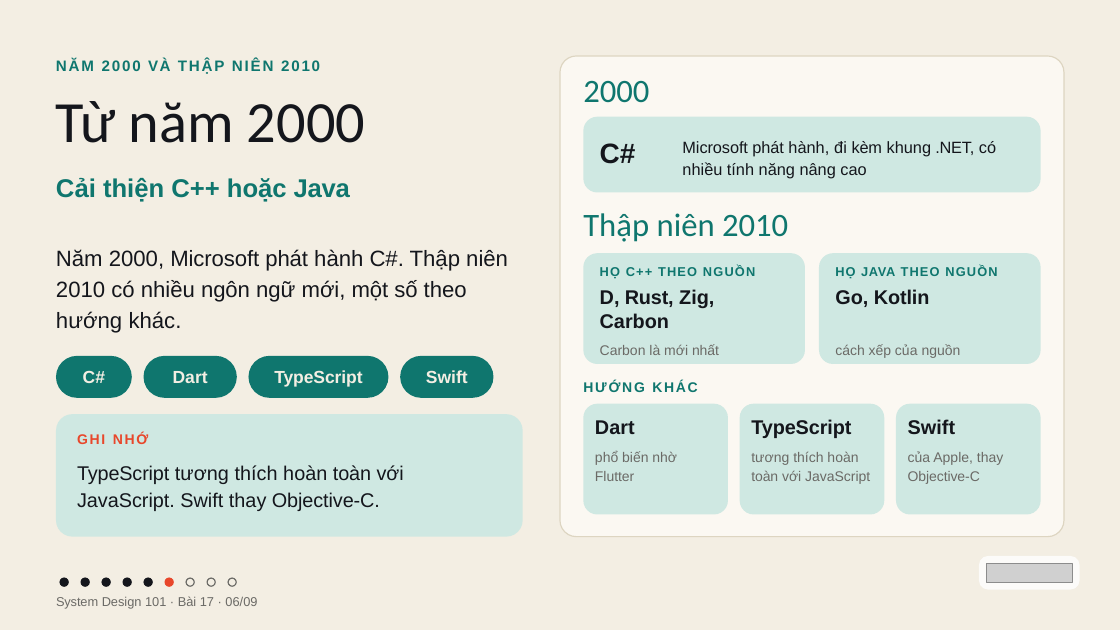
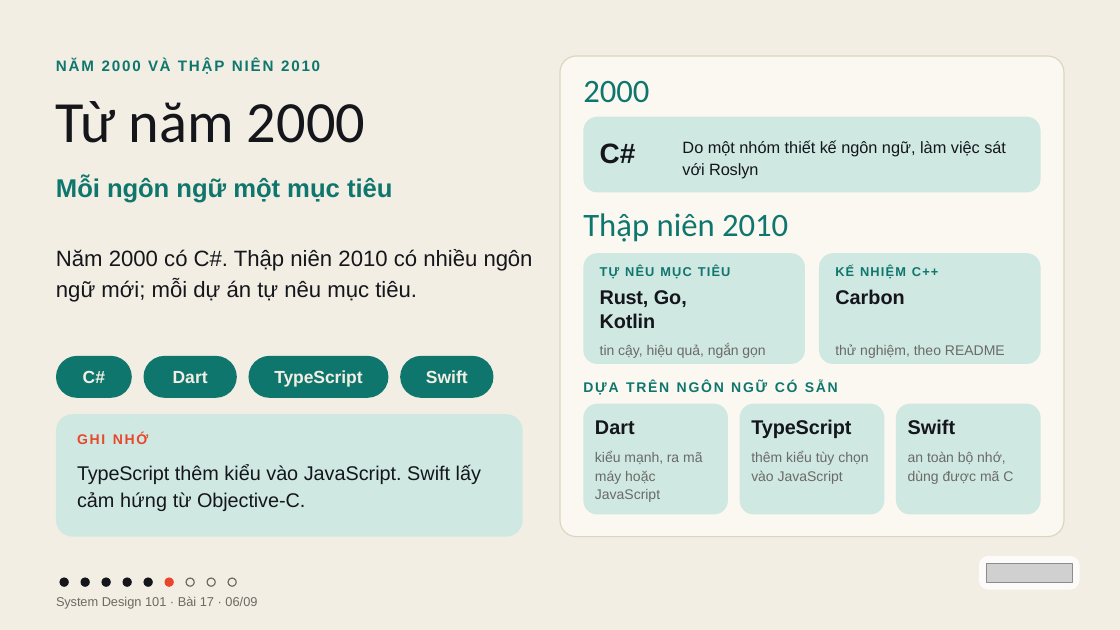
Before and after one commit to vohoailinh90/tool-marketing-studio, a slide deck: slide 6 of system-design-101/vi/lessons/sd-10-017/slides/sd-10-017.pptx. Drawn at 1120x630 pixels with LibreOffice and Linux fonts; fonts in the diff are those of the drawing; grey boxes stand for pictures. Boxes give left, top, right and bottom in pixels: in the first picture for what was removed or moved away, otherwise in the second. Text is boxed around its words. In the diff, an @@ line names an element or a change of style, - is before the commit and + after.

```diff
--- a/system-design-101/vi/lessons/sd-10-017/slides/sd-10-017.pptx
+++ b/system-design-101/vi/lessons/sd-10-017/slides/sd-10-017.pptx
@@ text at [682,140,1006,179]: text changed @@
-Microsoft phát hành, đi kèm khung .NET, có nhiều tính năng nâng cao
+Do một nhóm thiết kế ngôn ngữ, làm việc sát với Roslyn
@@ text at [56,176,393,203]: text changed @@
-Cải thiện C++ hoặc Java
+Mỗi ngôn ngữ một mục tiêu
@@ text at [56,249,533,302]: text changed @@
-Năm 2000, Microsoft phát hành C#. Thập niên 2010 có nhiều ngôn ngữ mới, một số theo hướng khác.
+Năm 2000 có C#. Thập niên 2010 có nhiều ngôn ngữ mới; mỗi dự án tự nêu mục tiêu.
@@ text at [600,266,731,279]: text changed @@
-HỌ C++ THEO NGUỒN
+TỰ NÊU MỤC TIÊU
@@ text at [835,266,939,279]: text changed @@
-HỌ JAVA THEO NGUỒN
+KẾ NHIỆM C++
@@ text at [600,290,687,328]: text changed @@
-D, Rust, Zig,
-Carbon
+Rust, Go,
+Kotlin
@@ text at [835,289,904,304]: text changed @@
-Go, Kotlin
+Carbon
@@ text at [600,344,765,358]: text changed @@
-Carbon là mới nhất
+tin cậy, hiệu quả, ngắn gọn
@@ text at [835,344,1005,358]: text changed @@
-cách xếp của nguồn
+thử nghiệm, theo README
@@ text at [583,380,838,395]: text changed @@
-HƯỚNG KHÁC
+DỰA TRÊN NGÔN NGỮ CÓ SẴN
@@ text at [77,465,481,511]: text changed @@
-TypeScript tương thích hoàn toàn với JavaScript. Swift thay Objective-C.
+TypeScript thêm kiểu vào JavaScript. Swift lấy cảm hứng từ Objective-C.
@@ text at [595,451,702,502]: text changed @@
-phổ biến nhờ Flutter
+kiểu mạnh, ra mã máy hoặc JavaScript
@@ text at [751,451,868,484]: text changed @@
-tương thích hoàn toàn với JavaScript
+thêm kiểu tùy chọn vào JavaScript
@@ text at [908,452,1013,484]: text changed @@
-của Apple, thay Objective-C
+an toàn bộ nhớ, dùng được mã C
```
Also in this commit, not shown: 7 other slides changed, 4 other files.
